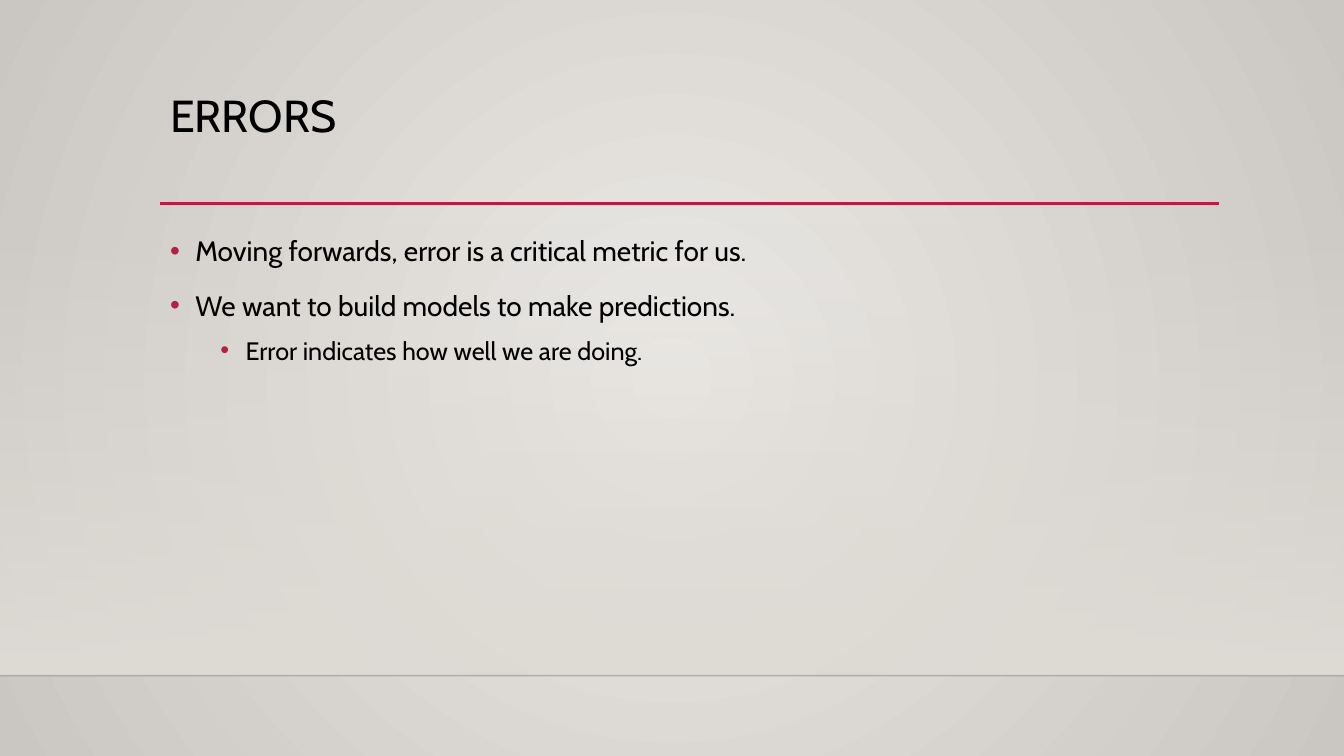
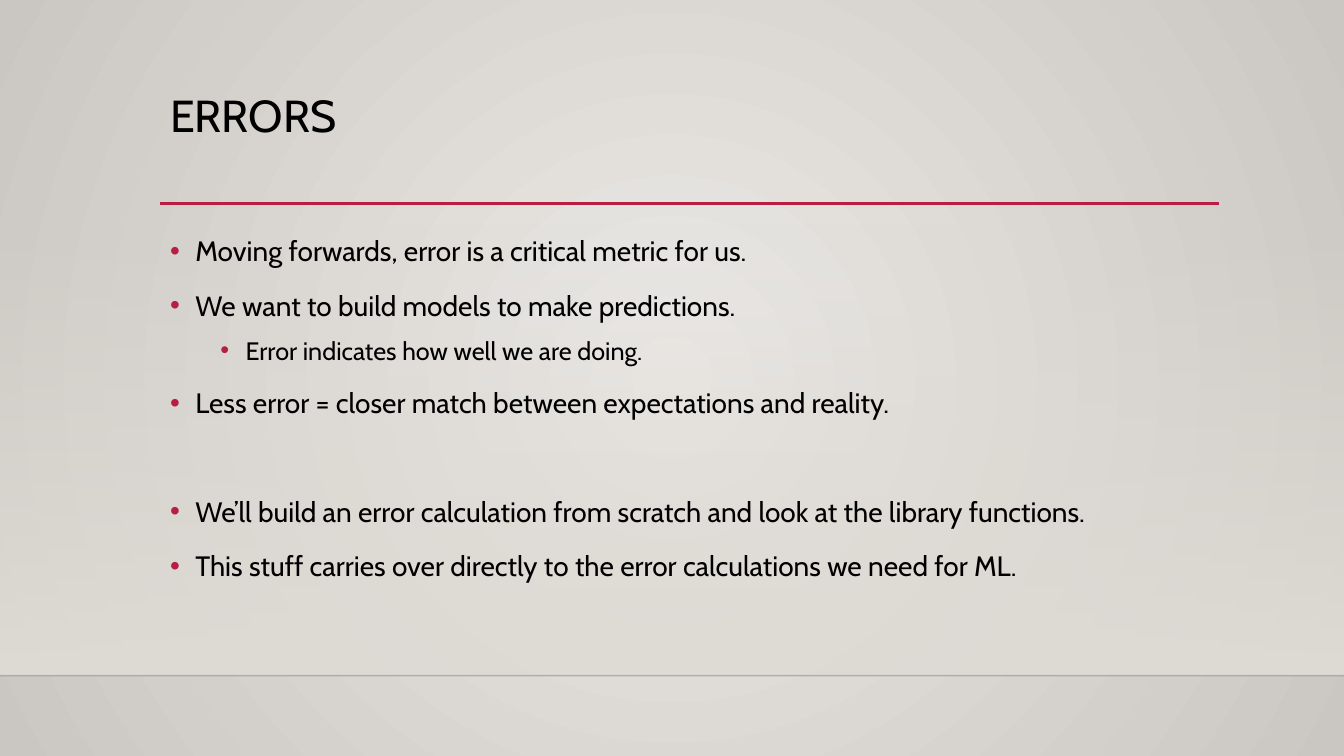
Before and after one commit to AkeemSemper/Basic_Stats_in_Python_Student_Workbooks, a slide deck: slide 13 of reference_material/slides/012_Errors.pptx (slide 9 before the commit). Drawn at 1344x756 pixels with LibreOffice and Linux fonts; fonts in the diff are those of the drawing; background and template pictures are left out. Boxes give left, top, right and bottom in pixels: in the first picture for what was removed or moved away, otherwise in the second. Text is boxed around its words. In the diff, an @@ line names an element or a change of style, - is before the commit and + after.

```diff
--- a/reference_material/slides/012_Errors.pptx
+++ b/reference_material/slides/012_Errors.pptx
@@ text at (x1=195, y1=392, x2=1085, y2=583): paragraphs added @@
+• Less error = closer match between expectations and reality.
+• We’ll build an error calculation from scratch and look at the library functions.
+• This stuff carries over directly to the error calculations we need for ML.
```
Also in this commit, not shown: 3 other slides changed, 4 slides added, 12 other files.
